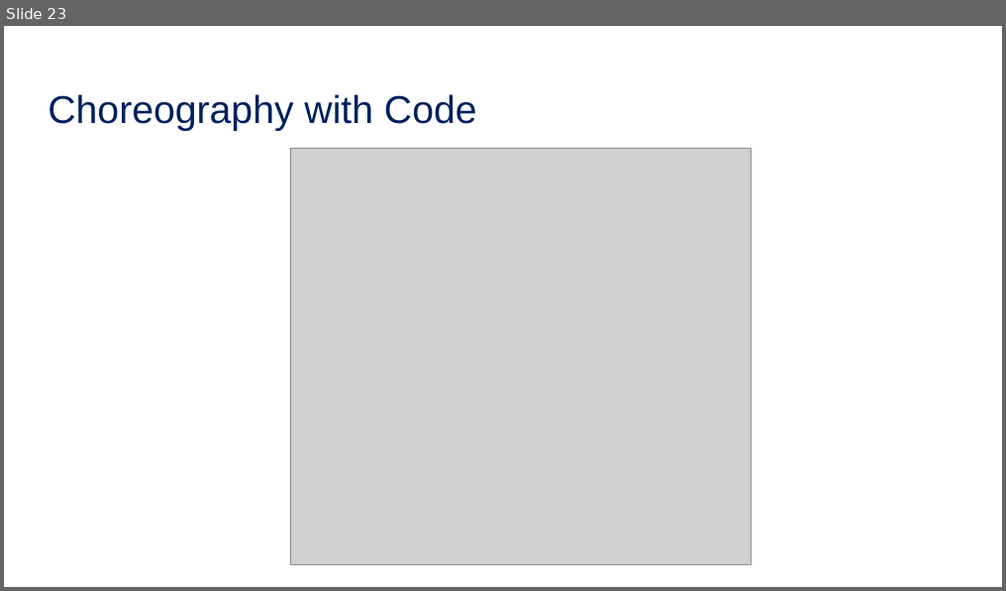
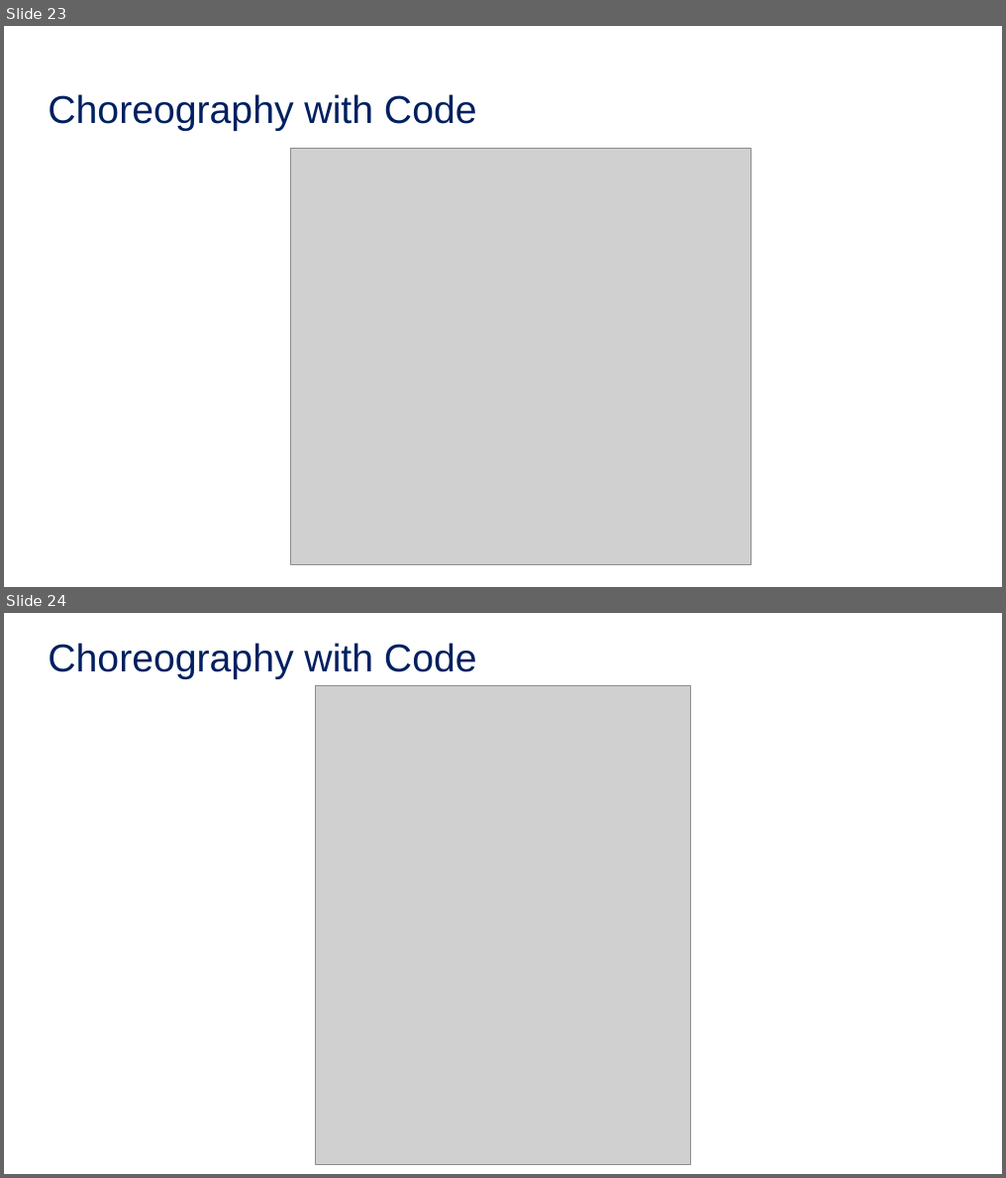
Before and after one commit to GWC-DCMB/FEMMES, a slide deck: Choreography_with_Code_FEMMES_Nov_11_2017.pptx. Shown one above the other, each under a label of ours: slide 23 before the commit, slides 23 and 24 after it. The pictures are 1006x591 and 1006x1178 pixels, drawn with LibreOffice and Linux fonts; fonts in the diff are those of the drawing; grey boxes stand for pictures. Boxes give left, top, right and bottom in pixels: in the first picture for what was removed or moved away, otherwise in the second. Text is boxed around its words. In the diff, an @@ line names an element or a change of style, - is before the commit and + after.

Commit message:
Updated slides.

```diff
--- a/Choreography_with_Code_FEMMES_Nov_11_2017.pptx
+++ b/Choreography_with_Code_FEMMES_Nov_11_2017.pptx
@@ slide 24 added at (x1=4, y1=613, x2=1002, y2=1174), background #FFFFFF @@
@@ title added at (x1=48, y1=643, x2=477, y2=679), 28 pt, text #002060 @@
+Choreography with Code
@@ picture added at (x1=315, y1=686, x2=692, y2=1164) @@
```
Also in this commit, not shown: 1 other file.
